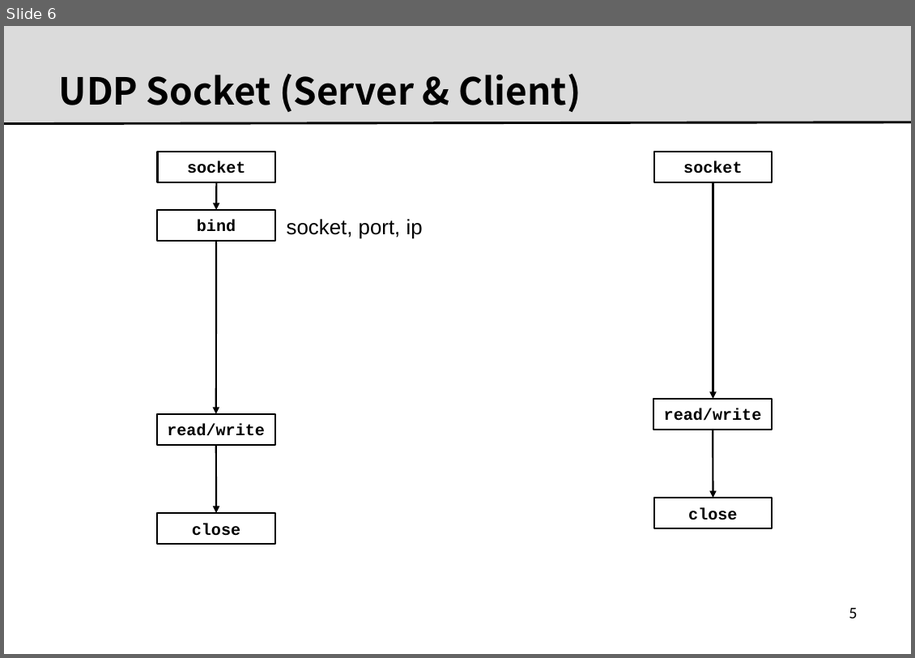
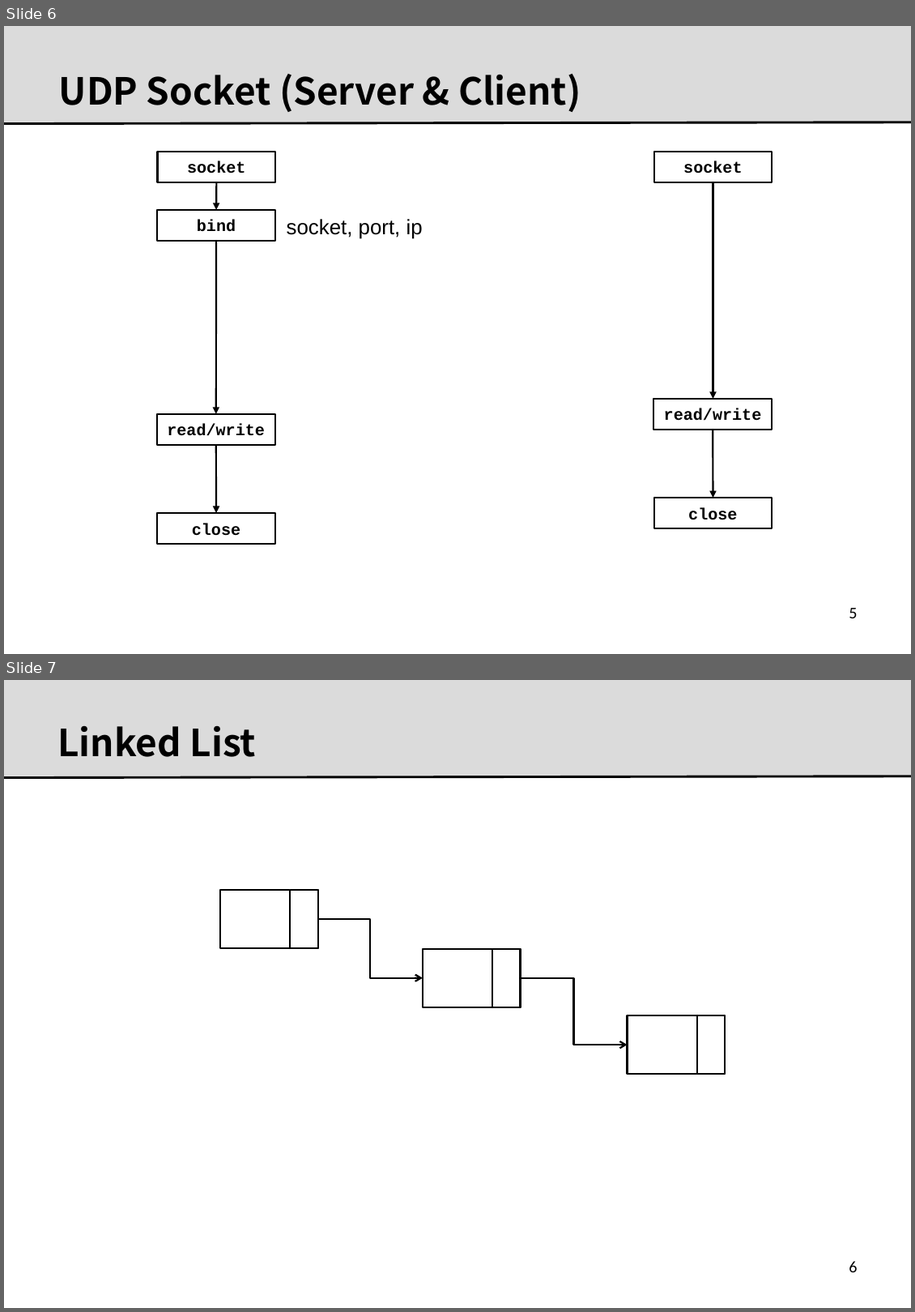
Before and after one commit to kitcrl/ztec, a slide deck: docs/socket.programings.pptx. Shown one above the other, each under a label of ours: slide 6 before the commit, slides 6 and 7 after it. The pictures are 915x658 and 915x1312 pixels, drawn with LibreOffice and Linux fonts; fonts in the diff are those of the drawing; background and template pictures are left out. Boxes give left, top, right and bottom in pixels: in the first picture for what was removed or moved away, otherwise in the second. Text is boxed around its words. In the diff, an @@ line names an element or a change of style, - is before the commit and + after.

```diff
--- a/docs/socket.programings.pptx
+++ b/docs/socket.programings.pptx
@@ slide 7 added at <box>4,680,911,1308</box>, background #FFFFFF; not listed: 2 template elements that a slide beside it also shows @@
@@ title added at <box>57,726,257,757</box>, 32 pt, text #000000, bold @@
+Linked List
@@ rectangle added at <box>220,891,318,949</box>, fill #FFFFFF, outline #000000 1.5 pt @@
@@ rectangle added at <box>291,891,318,949</box>, fill #FFFFFF, outline #000000 1.5 pt @@
@@ elbow arrow added from (318, 920) to (423, 978), #000000 1.5 pt @@
@@ rectangle added at <box>423,949,521,1007</box>, fill #FFFFFF, outline #000000 1.5 pt @@
@@ rectangle added at <box>492,949,520,1007</box>, fill #FFFFFF, outline #000000 1.5 pt @@
@@ elbow arrow added from (521, 978) to (627, 1045), #000000 1.5 pt @@
@@ rectangle added at <box>627,1016,725,1074</box>, fill #FFFFFF, outline #000000 1.5 pt @@
@@ rectangle added at <box>697,1016,725,1074</box>, fill #FFFFFF, outline #000000 1.5 pt @@
@@ page number added at <box>849,1261,857,1272</box>, 14 pt, text #000000 @@
+6
```
Also in this commit, not shown: 4 other slides added, 1 other file.
